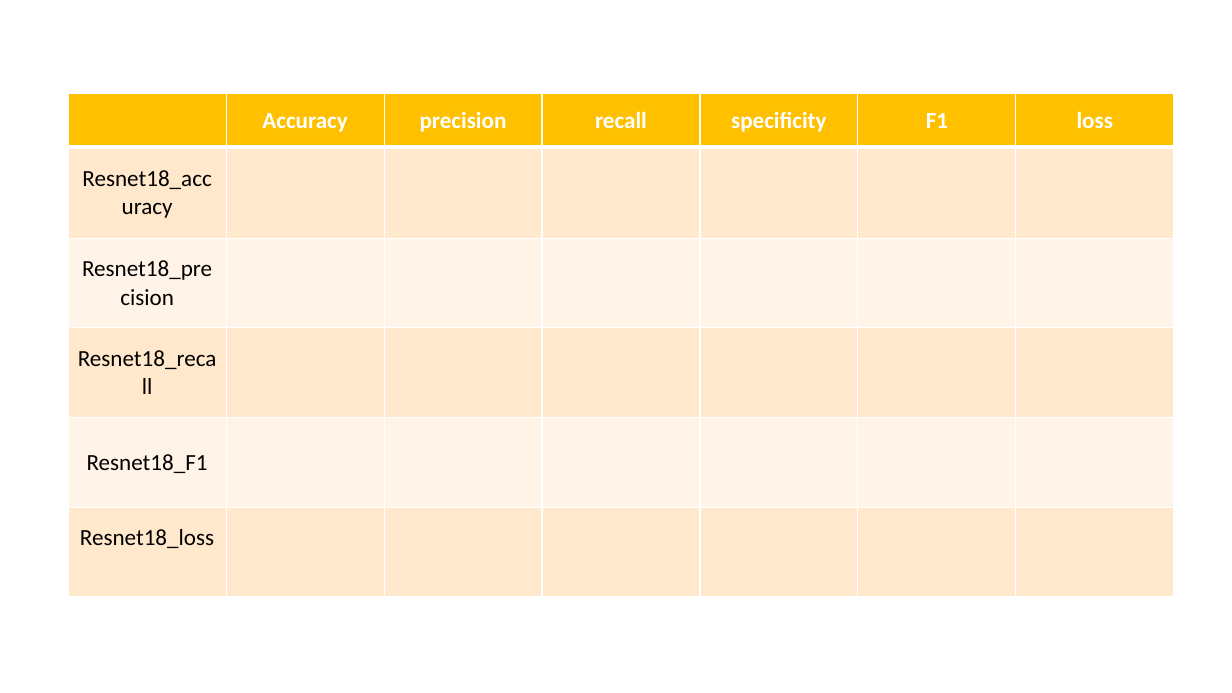
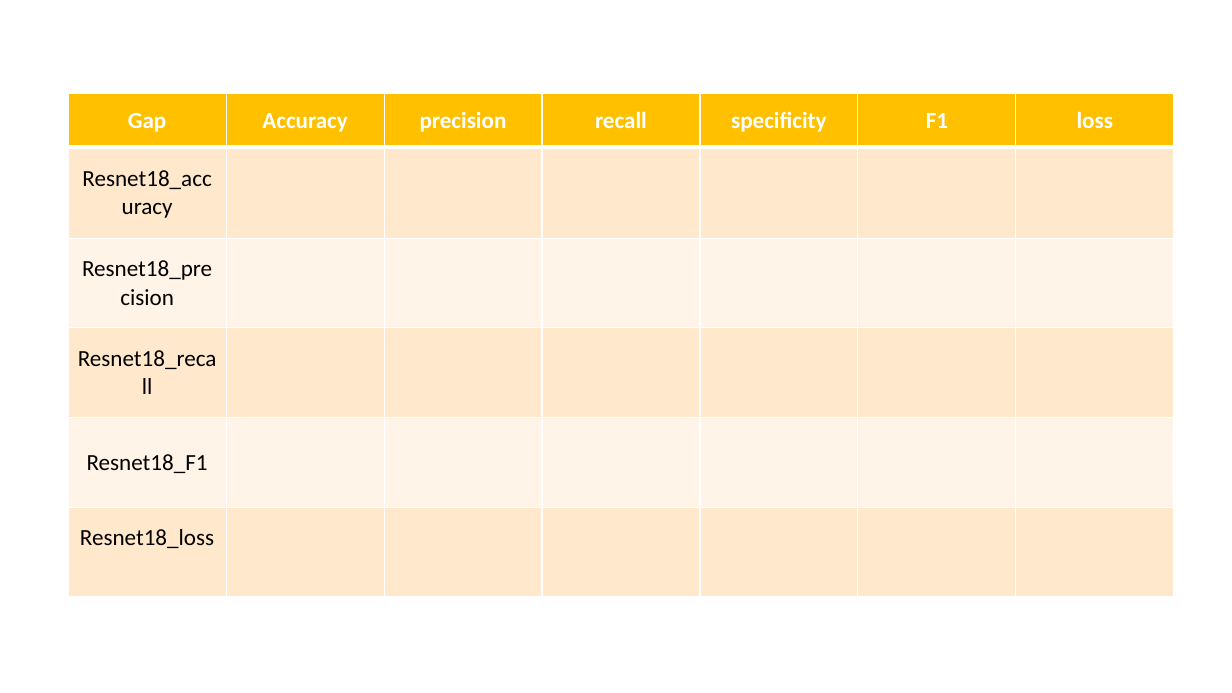
Before and after one commit to ZhouMengjie/bsd-cnn-network, a slide deck: slide 17 of BSD_Figures.pptx (slide 16 before the commit). Drawn at 1232x693 pixels with LibreOffice and Linux fonts; fonts in the diff are those of the drawing. Boxes give left, top, right and bottom in pixels: in the first picture for what was removed or moved away, otherwise in the second. Text is boxed around its words. In the diff, an @@ line names an element or a change of style, - is before the commit and + after.

```diff
--- a/BSD_Figures.pptx
+++ b/BSD_Figures.pptx
@@ table at [68, 94, 1175, 597] @@
-row 1, column 1: 
+row 1, column 1: Gap
```
Also in this commit, not shown: 2 other slides changed, 1 slide added, 3 other files.
